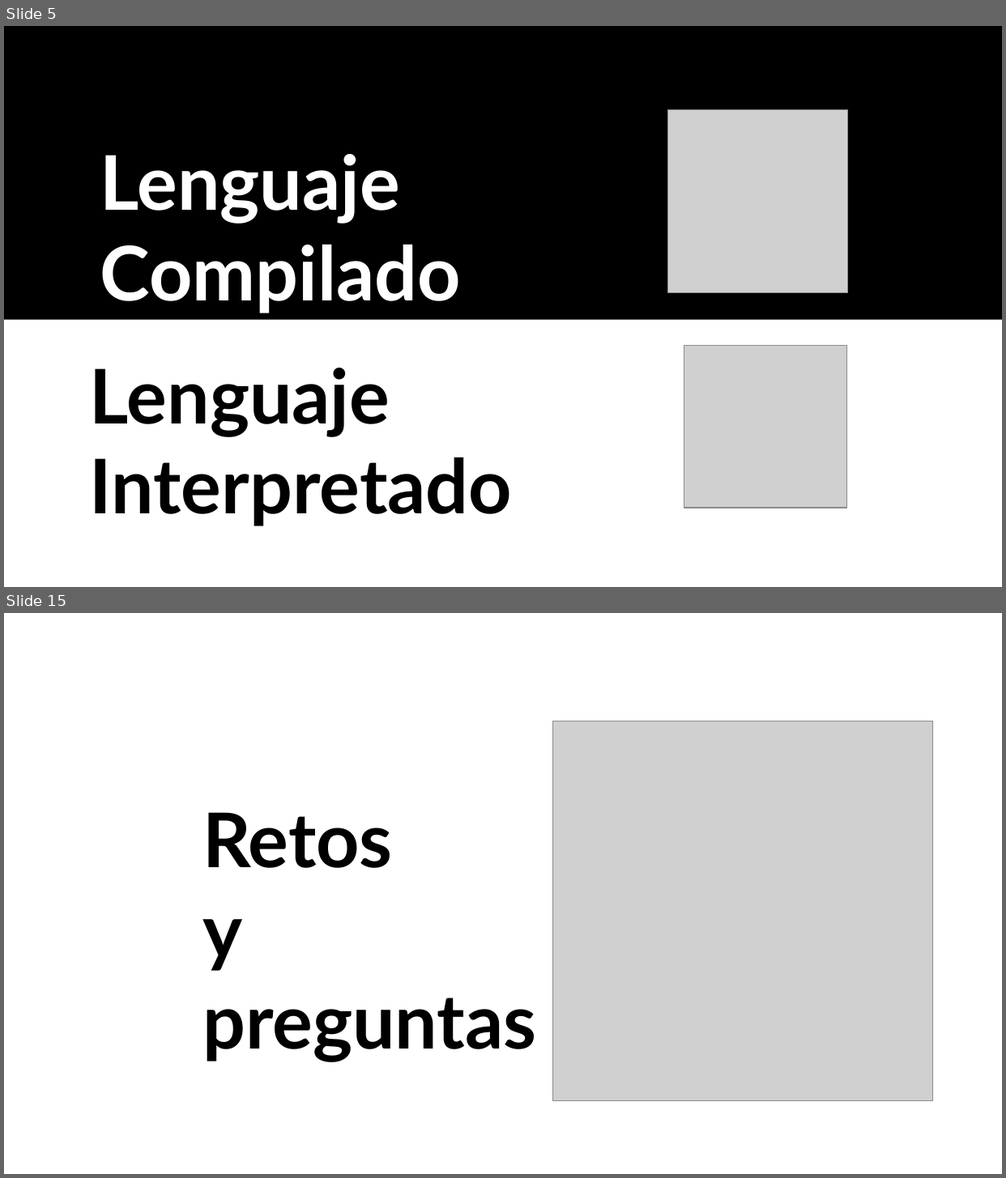
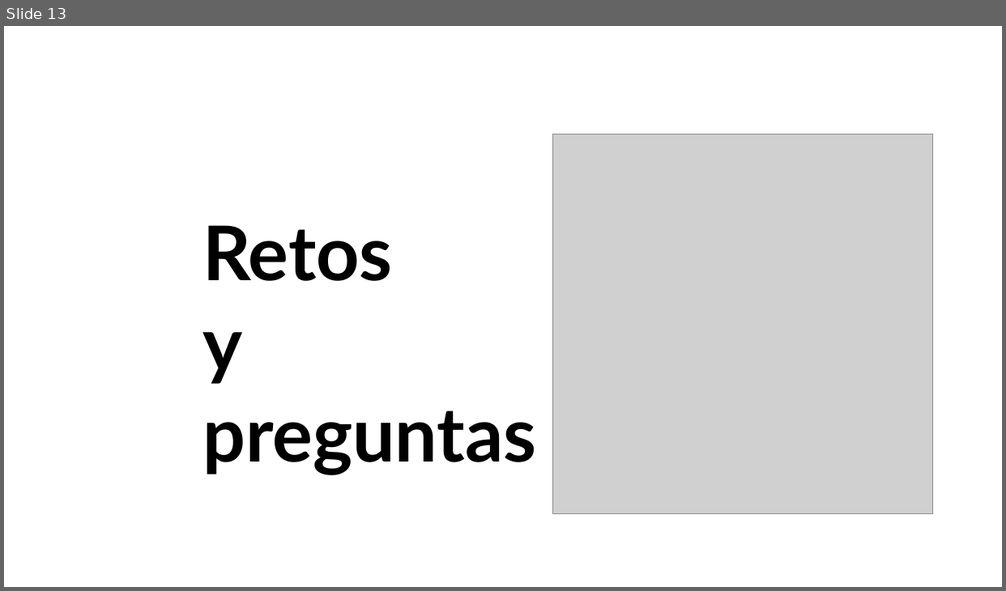
Before and after one commit to uibcdf/Taller-Python, a slide deck: semana_3/slides/slides.odp. Shown one above the other, each under a label of ours: slides 5 and 15 before the commit, slide 13 after it; the slides between them are not shown. The pictures are 1006x1178 and 1006x591 pixels, drawn with LibreOffice and Linux fonts; fonts in the diff are those of the drawing; grey boxes stand for pictures. Boxes give left, top, right and bottom in pixels: in the first picture for what was removed or moved away, otherwise in the second. Text is boxed around its words. In the diff, an @@ line names an element or a change of style, - is before the commit and + after.

```diff
--- a/semana_3/slides/slides.odp
+++ b/semana_3/slides/slides.odp
@@ slide 5 removed at box(4, 26, 1002, 587), background #FFFFFF @@
@@ rectangle removed at box(4, 26, 1002, 320) @@
@@ picture removed at box(669, 109, 848, 292) @@
@@ text removed at box(100, 154, 461, 314) @@
-Lenguaje
-Compilado
@@ picture removed at box(685, 346, 848, 509) @@
@@ text removed at box(90, 368, 512, 527) @@
-Lenguaje
-Interpretado
@@ what was slide 15 is now slide 13 @@
```
Also in this commit, not shown: 1 slide changed, 11 slides added, 12 other slides removed, 5 other files.
